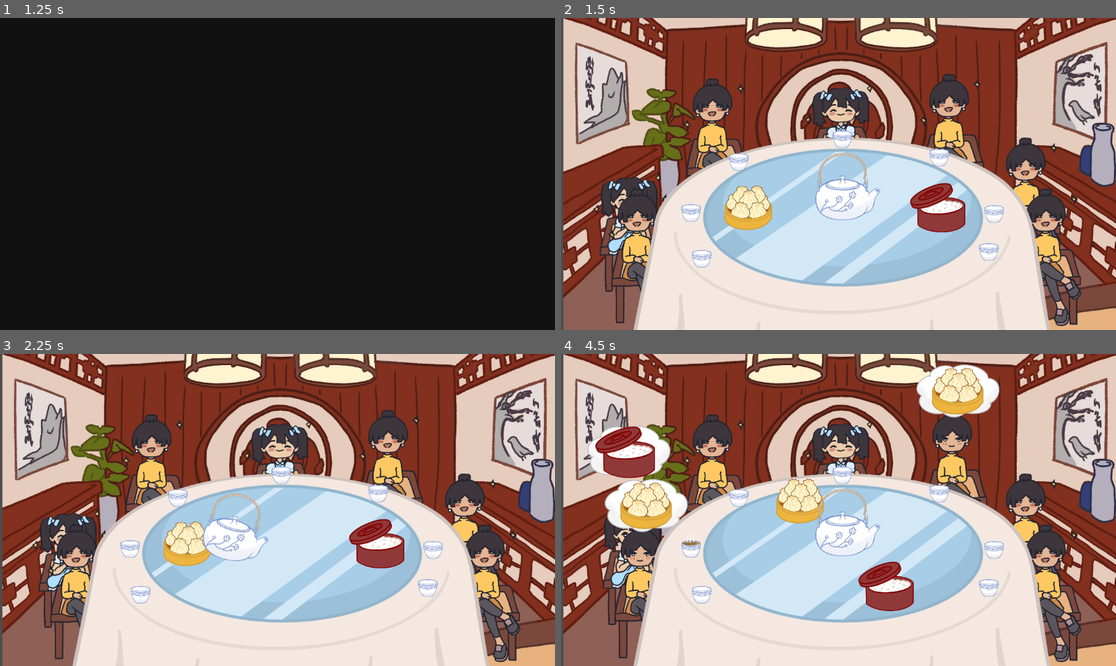
Above: before the commit, frames 1-4 (two rows, left to right).
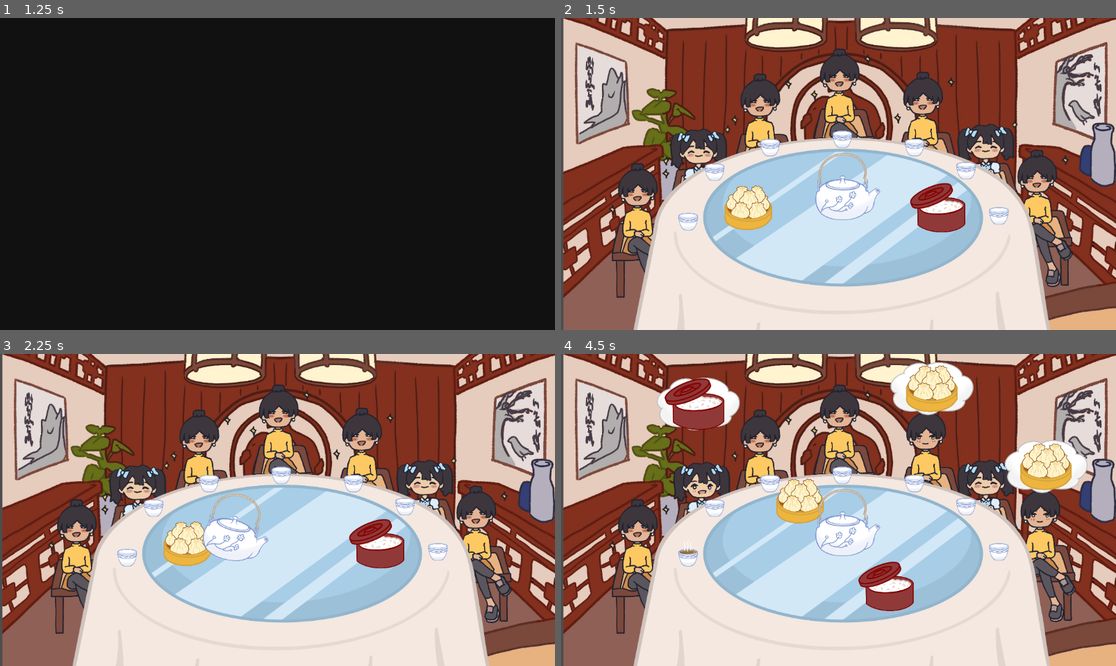
Above: after the commit, the same moments.

Repository: game-dev-besties/lupe_game
Game: Godot game, scene res://scenes/cutscene.tscn
Same seed, same stepped clock (60 frames per second), same inputs: the game is played once before the commit and once after it.
Inputs (mouse positions are in pixels of both pictures, inside the frame that each line leads up to):
- Up to frame 1 (1.25 s): click "SKIP" at 0.5 s
- Up to frame 2 (1.5 s): click "SKIP" at 1.25 s
- Up to frame 3 (2.25 s): tap Enter (ui_accept) at 2 s; drag from (283, 531) to (127, 544) at 2.02 s
- Up to frame 4 (4.5 s): drag from (938, 544) to (749, 544) at 2.77 s; tap Enter (ui_accept) at 3.5 s; hold Right (ui_right) 3.53-4.25 s; click (749, 544) at 3.67 s; drag from (810, 572) to (688, 544) at 4.27 s

Frame 1 is identical in both runs. In frame 2, 17% of the frame differs, in the area x 5-94%, y 9-99%; in frame 3, 17%; in frame 4, 25%, in the area x 4-95%, y 2-99%.

Commit message:
fix: change npc locations

Diff:
--- a/scenes/game.tscn
+++ b/scenes/game.tscn
@@ -115,48 +115,48 @@
 position = Vector2(-10, -34)
 
 [node name="Marker2D" type="Marker2D" parent="spinningthing/NpcSpawnPoints"]
-position = Vector2(-454, 38)
+position = Vector2(-310, -62)
+
+[node name="Marker2D3" type="Marker2D" parent="spinningthing/NpcSpawnPoints"]
+position = Vector2(2, -142)
+
+[node name="Marker2D5" type="Marker2D" parent="spinningthing/NpcSpawnPoints"]
+position = Vector2(286, -72)
+
+[node name="Marker2D6" type="Marker2D" parent="spinningthing/NpcSpawnPoints"]
+position = Vector2(412, 68)
+
+[node name="Marker2D7" type="Marker2D" parent="spinningthing/NpcSpawnPoints"]
+position = Vector2(-417, 96)
 
 [node name="Marker2D2" type="Marker2D" parent="spinningthing/NpcSpawnPoints"]
-position = Vector2(-262, -80)
-
-[node name="Marker2D3" type="Marker2D" parent="spinningthing/NpcSpawnPoints"]
-position = Vector2(-15, -148)
+position = Vector2(-163, -90)
 
 [node name="Marker2D4" type="Marker2D" parent="spinningthing/NpcSpawnPoints"]
-position = Vector2(229, -89)
-
-[node name="Marker2D5" type="Marker2D" parent="spinningthing/NpcSpawnPoints"]
-position = Vector2(388, 43)
-
-[node name="Marker2D6" type="Marker2D" parent="spinningthing/NpcSpawnPoints"]
-position = Vector2(430, 149)
-
-[node name="Marker2D7" type="Marker2D" parent="spinningthing/NpcSpawnPoints"]
-position = Vector2(-418, 149)
+position = Vector2(175, -94)
 
 [node name="TeacupSpawnPoints" type="Node2D" parent="spinningthing"]
 
 [node name="Marker2D" type="Marker2D" parent="spinningthing/TeacupSpawnPoints"]
-position = Vector2(-319, 4)
-
-[node name="Marker2D2" type="Marker2D" parent="spinningthing/TeacupSpawnPoints"]
-position = Vector2(-220, -102)
+position = Vector2(-270, -81)
 
 [node name="Marker2D3" type="Marker2D" parent="spinningthing/TeacupSpawnPoints"]
 position = Vector2(-5, -149)
 
-[node name="Marker2D4" type="Marker2D" parent="spinningthing/TeacupSpawnPoints"]
-position = Vector2(196, -111)
-
 [node name="Marker2D5" type="Marker2D" parent="spinningthing/TeacupSpawnPoints"]
-position = Vector2(310, 6)
+position = Vector2(252, -84)
 
 [node name="Marker2D6" type="Marker2D" parent="spinningthing/TeacupSpawnPoints"]
-position = Vector2(299, 85)
+position = Vector2(320, 10)
 
 [node name="Marker2D7" type="Marker2D" parent="spinningthing/TeacupSpawnPoints"]
-position = Vector2(-297, 99)
+position = Vector2(-325, 22)
+
+[node name="Marker2D2" type="Marker2D" parent="spinningthing/TeacupSpawnPoints"]
+position = Vector2(-155, -132)
+
+[node name="Marker2D4" type="Marker2D" parent="spinningthing/TeacupSpawnPoints"]
+position = Vector2(145, -132)
 
 [node name="Camera2D" type="Camera2D" parent="."]
 position = Vector2(573, 378)
--- a/scripts/spinningthing.gd
+++ b/scripts/spinningthing.gd
@@ -11,7 +11,7 @@
 
 # --- Physics Properties ---
 @export var max_scale: float = 1.2
-@export var serving_distance_threshold_radians: float = 10.0 * (PI / 180.0)
+@export var serving_distance_threshold_radians: float = 25.0 * (PI / 180.0)
 var angular_velocity: float = 0.0
 const acceleration: float = 5.0
 const max_angular_velocity: float = 7.0
Not shown: 1 places in scenes/teacup.tscn that only renumber resources
Not shown: 1 places in scenes/teapot.tscn that only renumber resources
